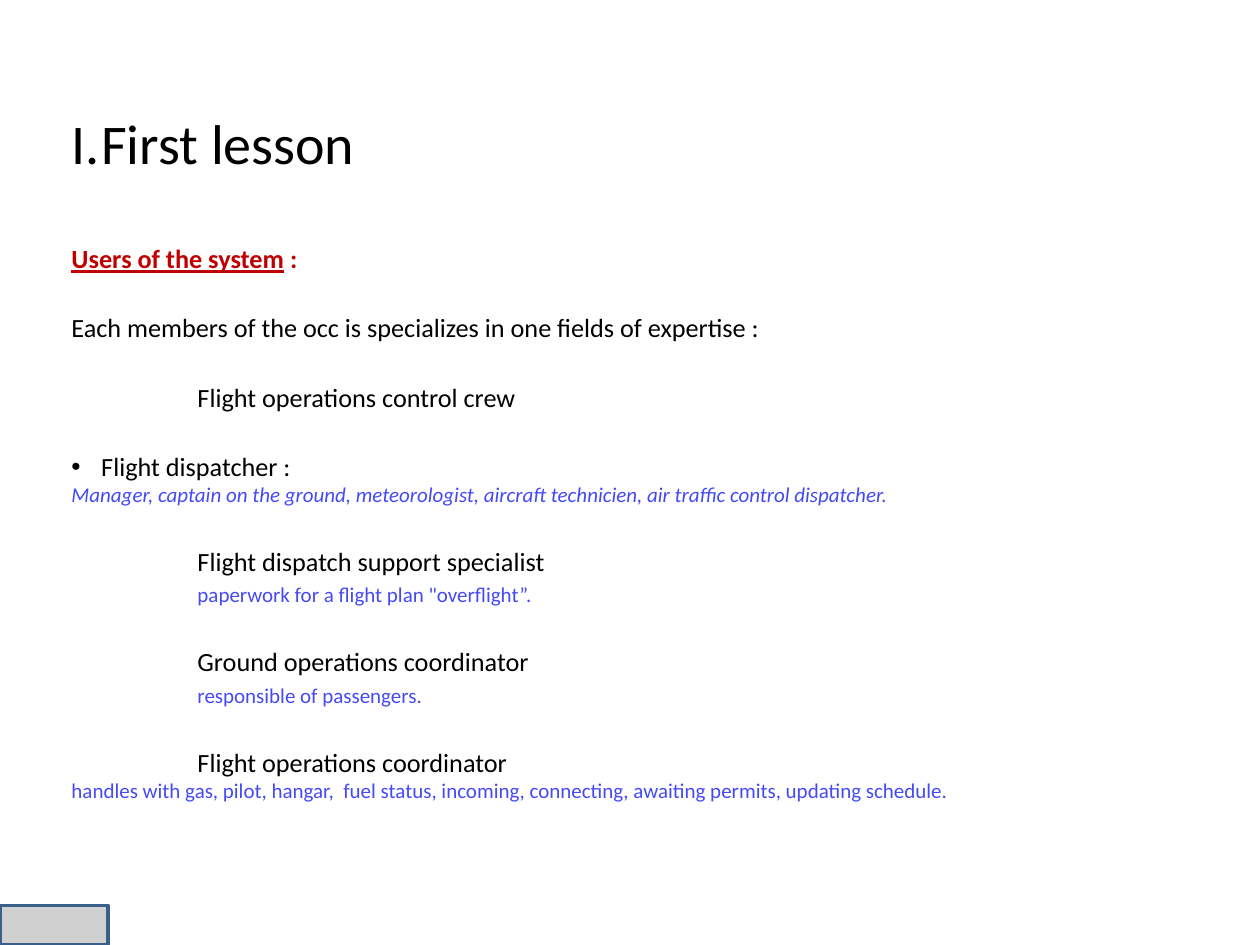
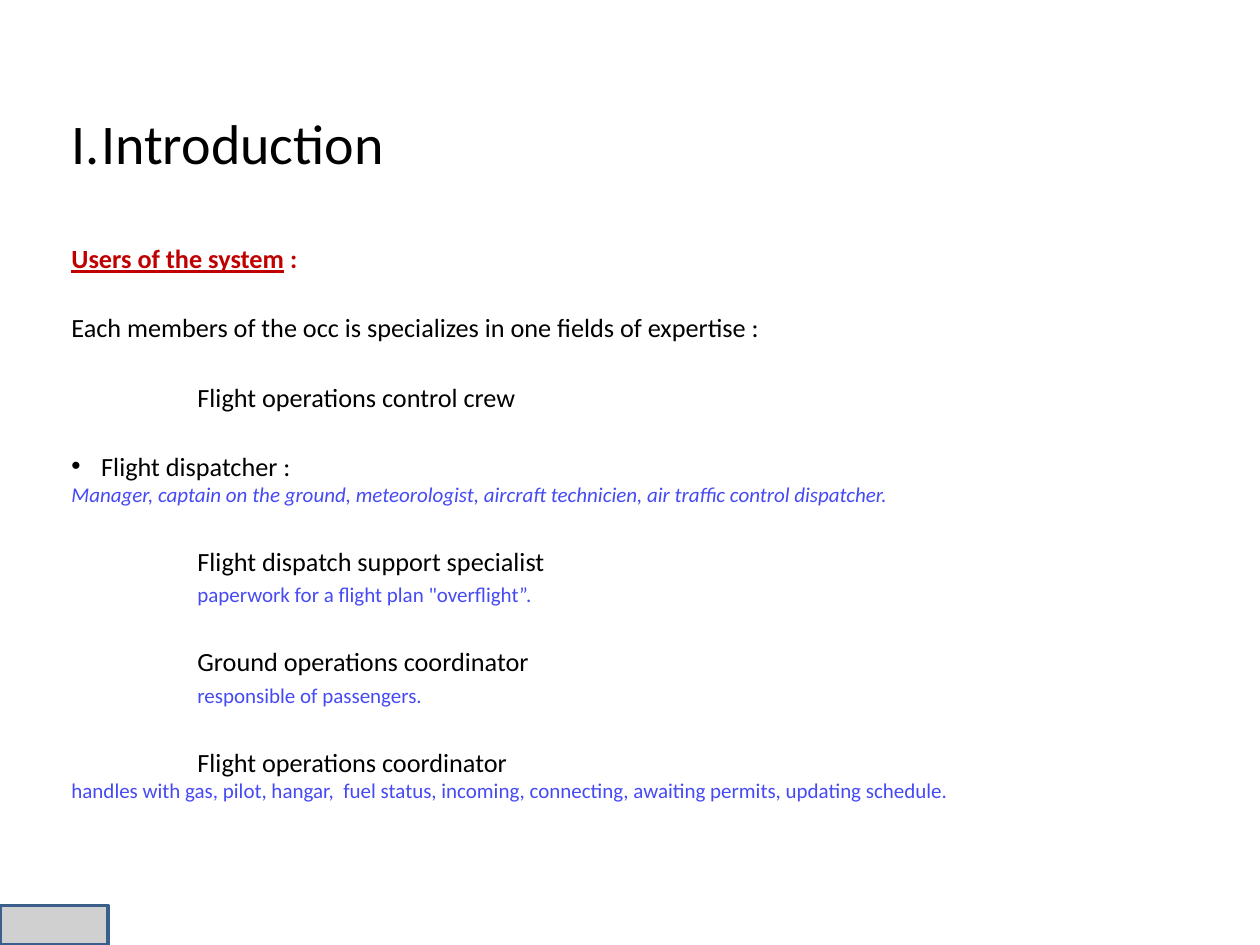
Before and after one commit to niss93/Preplane, a slide deck: slide 4 of Presentation.pptx. Drawn at 1260x945 pixels with LibreOffice and Linux fonts; fonts in the diff are those of the drawing; grey boxes stand for pictures; background and template pictures are left out. Boxes give left, top, right and bottom in pixels: in the first picture for what was removed or moved away, otherwise in the second. Text is boxed around its words. In the diff, an @@ line names an element or a change of style, - is before the commit and + after.

```diff
--- a/Presentation.pptx
+++ b/Presentation.pptx
@@ text at <box>71,125,383,165</box>: text changed @@
-I. First lesson
+I. Introduction
```
Also in this commit, not shown: 1 other slide changed, 2 other files.
